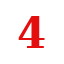
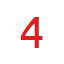
Revision of a layered 64x64 image; what changed, layer by layer:
painted on "4" over [18, 16, 45, 48]
